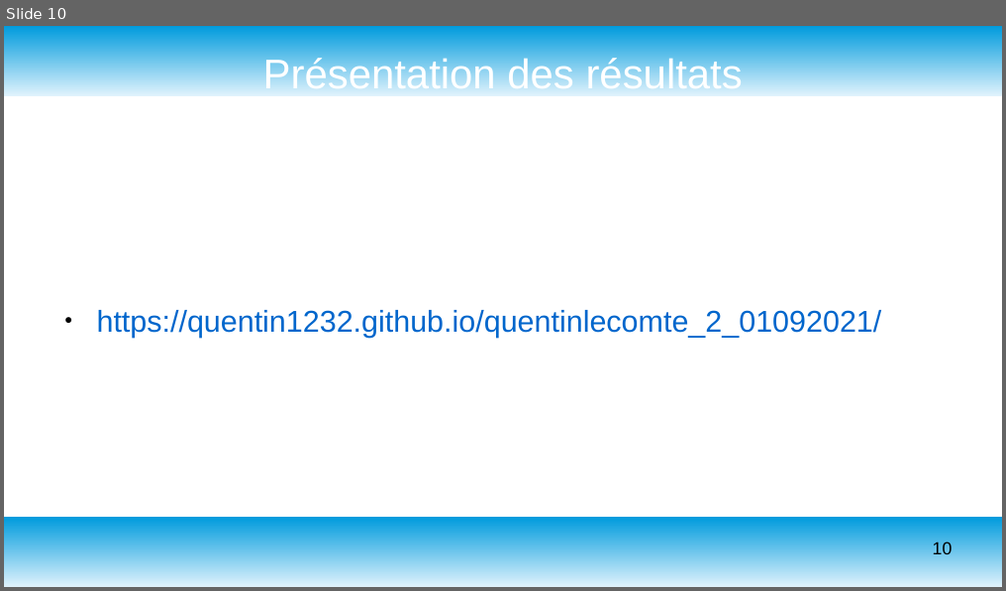
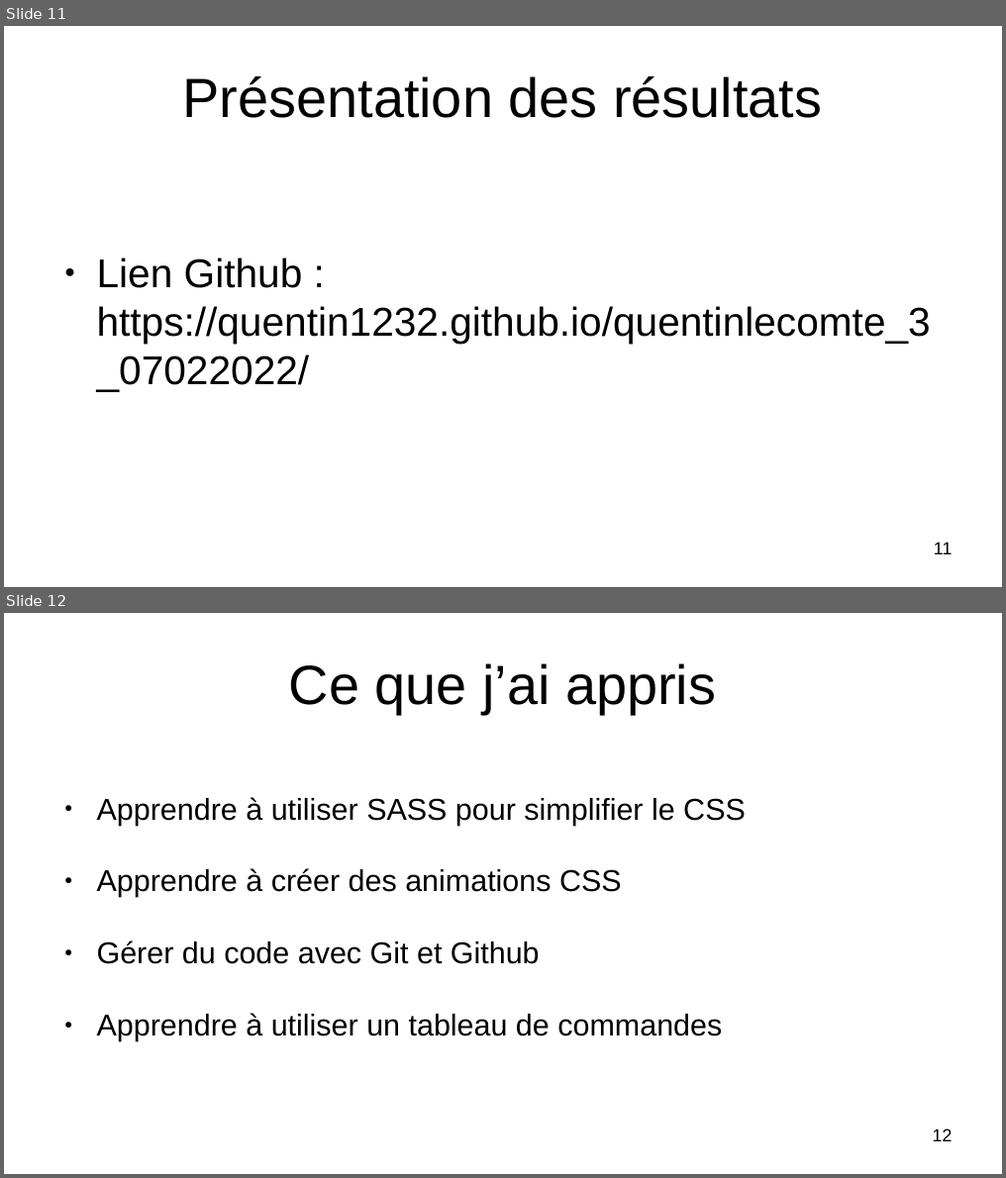
Before and after one commit to Quentin1232/quentinlecomte_3_07022022, a slide deck: Soutenance projet 3.odp. Shown one above the other, each under a label of ours: slide 10 before the commit, slides 11 and 12 after it. The pictures are 1006x591 and 1006x1178 pixels, drawn with LibreOffice and Linux fonts; fonts in the diff are those of the drawing. Boxes give left, top, right and bottom in pixels: in the first picture for what was removed or moved away, otherwise in the second. Text is boxed around its words. In the diff, an @@ line names an element or a change of style, - is before the commit and + after.

```diff
--- a/Soutenance projet 3.odp
+++ b/Soutenance projet 3.odp
@@ slide 12 added at bbox=[4, 613, 1002, 1174], background #FFFFFF @@
@@ title added at bbox=[289, 663, 716, 714], 44 pt, text #000000 @@
+Ce que j’ai appris
@@ text added at bbox=[97, 797, 746, 1042], 24 pt, text #000000 @@
+● Apprendre à utiliser SASS pour simplifier le CSS
+● Apprendre à créer des animations CSS
+● Gérer du code avec Git et Github
+● Apprendre à utiliser un tableau de commandes
@@ page number added at bbox=[933, 1129, 952, 1142], 14 pt, text #000000 @@
+12
@@ what was slide 10 is now slide 11 @@
@@ slide 11 changed as well @@
@@ rectangle removed at bbox=[4, 26, 1002, 95] @@
@@ title "Présentation des résultats" at bbox=[183, 76, 822, 118]: size 33 to 44 pt, text colour #FFFFFF to #000000 @@
@@ text at bbox=[97, 258, 931, 391]: text changed; size 24 to 32 pt; text colour #0066CC to #000000 @@
-● https://quentin1232.github.io/quentinlecomte_2_01092021/
+● Lien Github : https://quentin1232.github.io/quentinlecomte_3_07022022/
@@ rectangle removed at bbox=[4, 518, 1002, 587] @@
@@ page number at bbox=[934, 542, 951, 555]: text changed @@
-10
+11
```
Also in this commit, not shown: 4 other slides changed, 6 other slides added, 6 slides removed, 22 other files.
